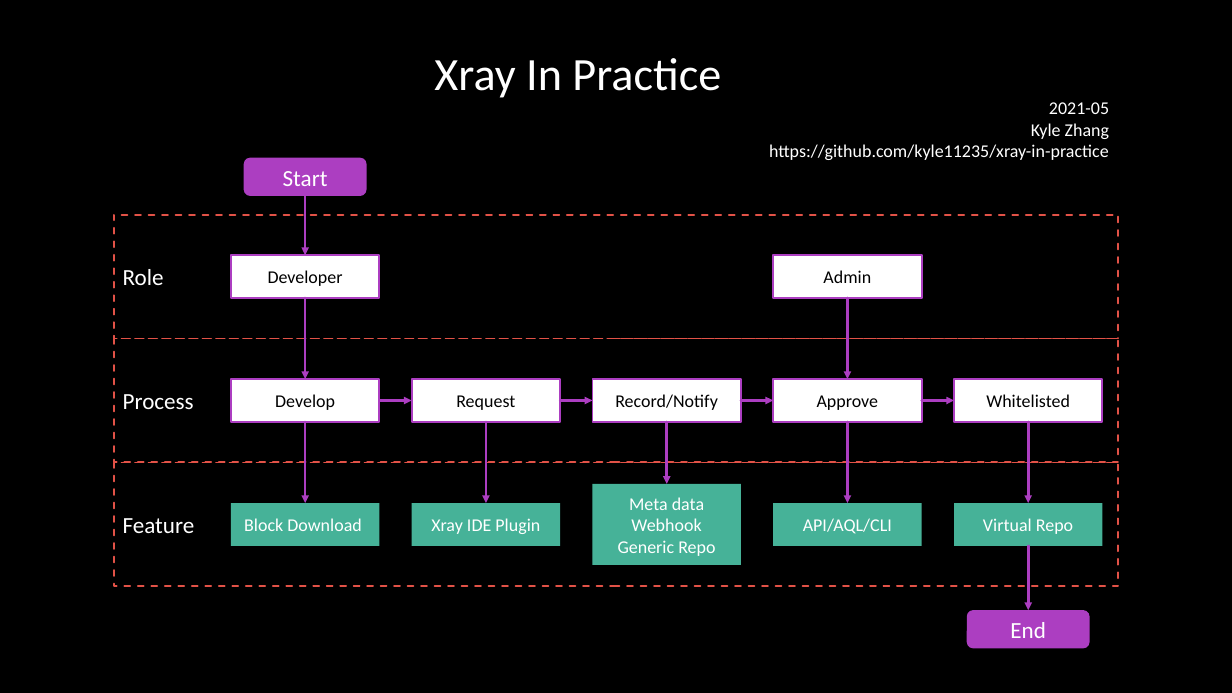
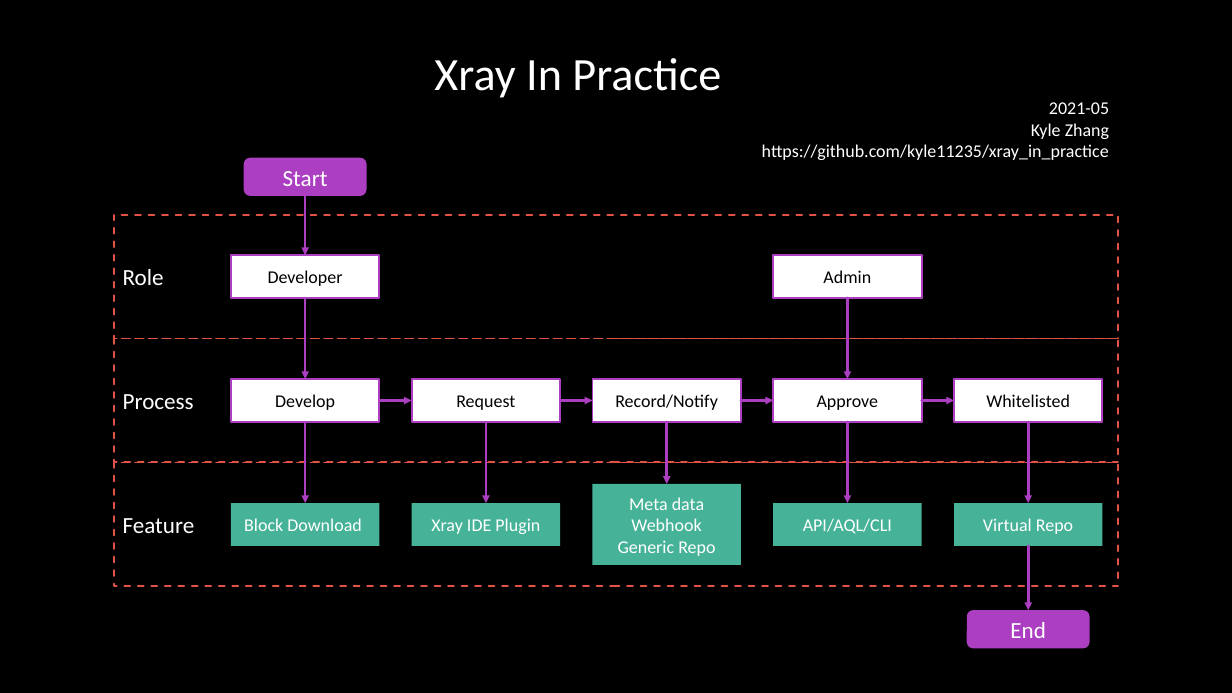
Before and after one commit to kyle11235/xray-in-practice, a slide deck: slide 1 of xray_in_practice.pptx. Drawn at 1232x693 pixels with LibreOffice and Linux fonts; fonts in the diff are those of the drawing; background and template pictures are left out. Boxes give left, top, right and bottom in pixels: in the first picture for what was removed or moved away, otherwise in the second. Text is boxed around its words. In the diff, an @@ line names an element or a change of style, - is before the commit and + after.

Commit message:
clear

```diff
--- a/xray_in_practice.pptx
+++ b/xray_in_practice.pptx
@@ text at box(762, 144, 1109, 160): text changed @@
-https://github.com/kyle11235/xray-in-practice
+https://github.com/kyle11235/xray_in_practice
```
